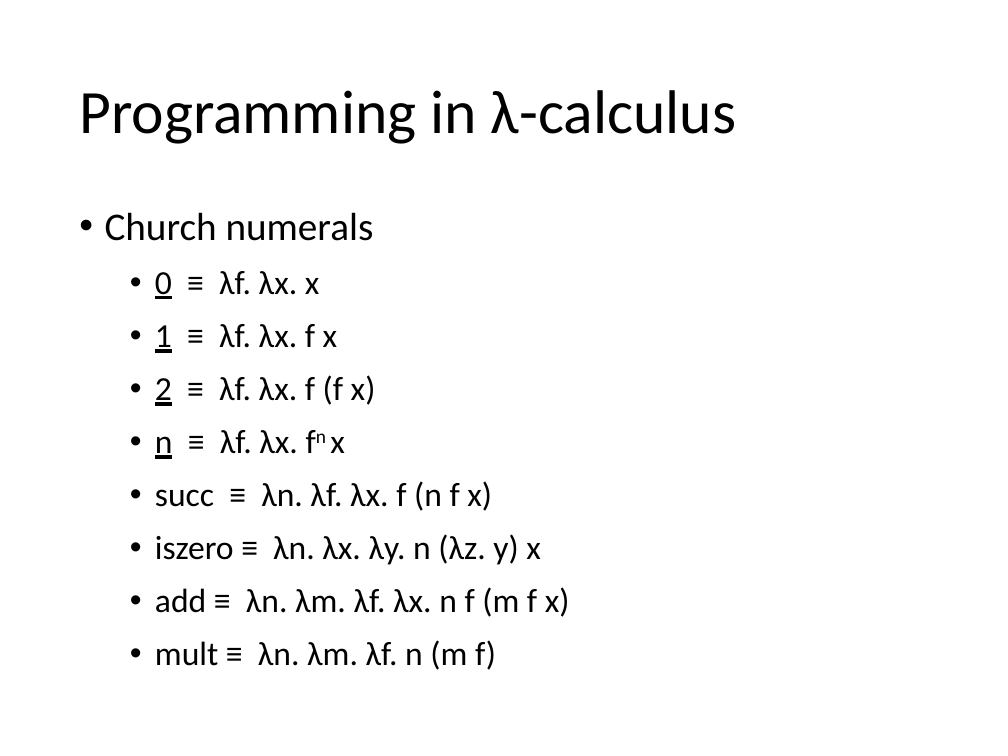
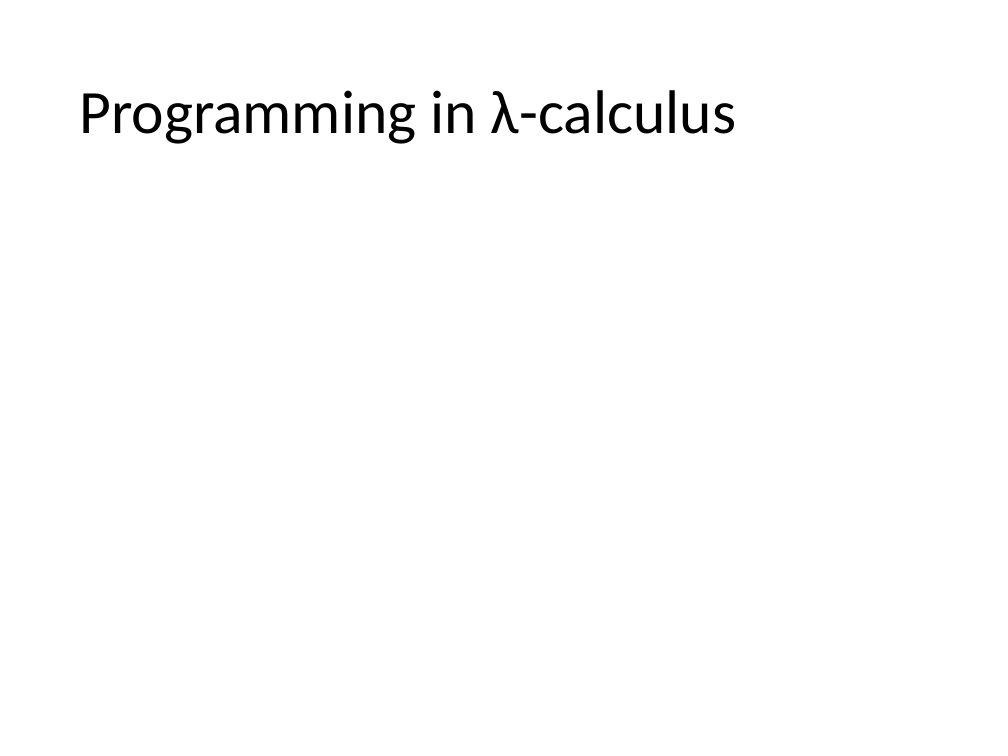
Before and after one commit to hongjin-liang/hongjin-liang.github.io, a slide deck: slide 69 of teaching/semantics/04_lambda.pptx. Drawn at 1008x756 pixels with LibreOffice and Linux fonts; fonts in the diff are those of the drawing; grey boxes stand for pictures. Boxes give left, top, right and bottom in pixels: in the first picture for what was removed or moved away, otherwise in the second. Text is boxed around its words. In the diff, an @@ line names an element or a change of style, - is before the commit and + after.

```diff
--- a/teaching/semantics/04_lambda.pptx
+++ b/teaching/semantics/04_lambda.pptx
@@ text removed at (105, 212, 570, 670) @@
-• Church numerals
-  • 0 ≡ λf. λx. x
-  • 1 ≡ λf. λx. f x
-  • 2 ≡ λf. λx. f (f x)
-  • n ≡ λf. λx. fn x
-  • succ ≡ λn. λf. λx. f (n f x)
-  • iszero ≡ λn. λx. λy. n (λz. y) x
-  • add ≡ λn. λm. λf. λx. n f (m f x)
-  • mult ≡ λn. λm. λf. n (m f)
```
Also in this commit, not shown: 22 other slides changed, 1 other file.
